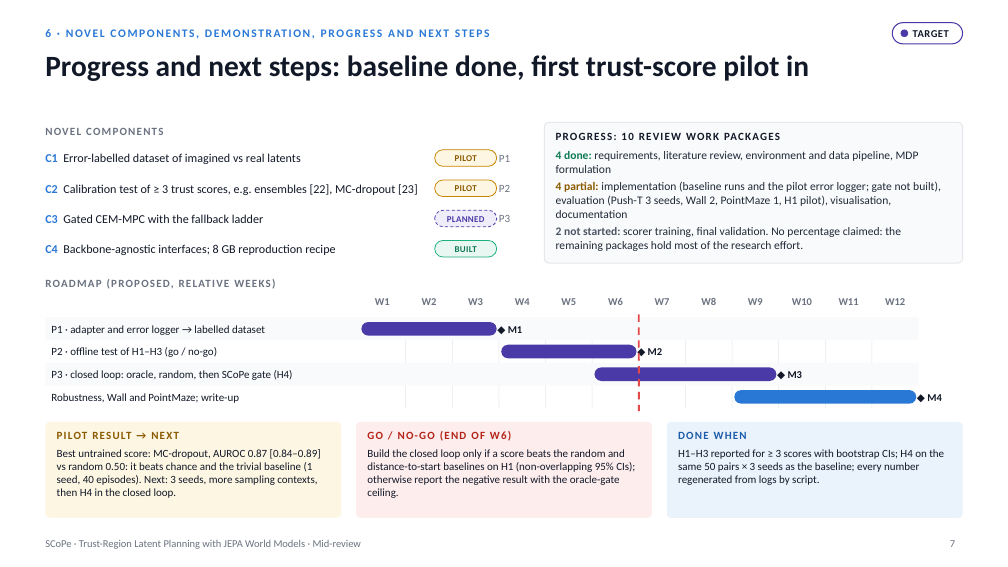
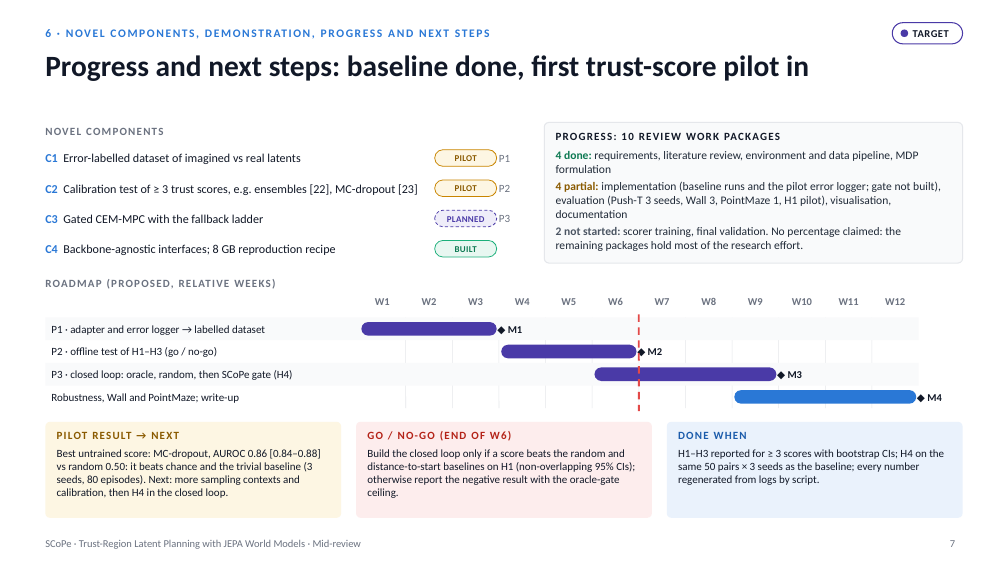
Before and after one commit to AayuShen/scope-mid-review, a slide deck: slide 7 of SCoPe_mid_review.pptx. Drawn at 1008x567 pixels with LibreOffice and Linux fonts; fonts in the diff are those of the drawing. Boxes give left, top, right and bottom in pixels: in the first picture for what was removed or moved away, otherwise in the second. Text is boxed around its words. In the diff, an @@ line names an element or a change of style, - is before the commit and + after.

Commit message:
Final report (IEEE paper); H1 pilot over 3 seeds; Wall over 3 seeds

```diff
--- a/SCoPe_mid_review.pptx
+++ b/SCoPe_mid_review.pptx
@@ text at box(57, 449, 321, 498): text changed @@
-Best untrained score: MC-dropout, AUROC 0.87 [0.84–0.89] vs random 0.50: it beats chance and the trivial baseline (1 seed, 40 episodes). Next: 3 seeds, more sampling contexts, then H4 in the closed loop.
+Best untrained score: MC-dropout, AUROC 0.86 [0.84–0.88] vs random 0.50: it beats chance and the trivial baseline (3 seeds, 80 episodes). Next: more sampling contexts and calibration, then H4 in the closed loop.
```
Also in this commit, not shown: 2 other slides changed, 11 other files.
